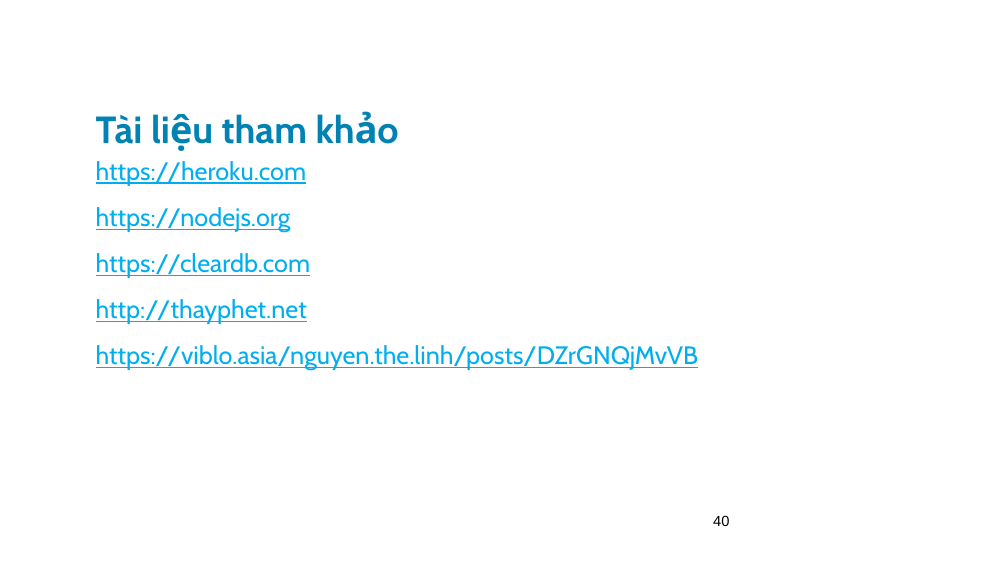
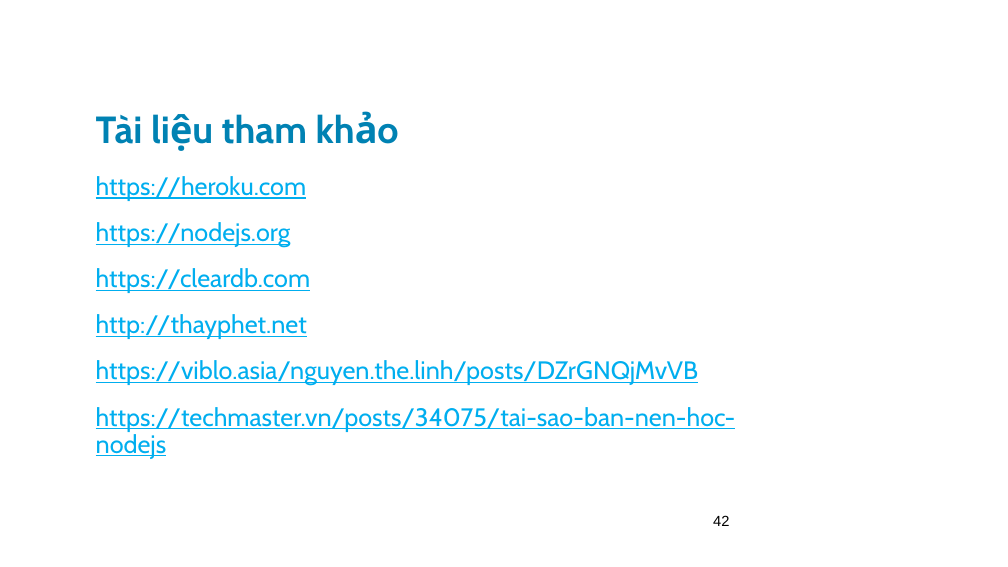
Before and after one commit to leqnam/Simple-Blog-NodeJs-MySQL-Heroku, a slide deck: slide 42 of powerpoint/ppt.pptx (slide 40 before the commit). Drawn at 1008x567 pixels with LibreOffice and Linux fonts; fonts in the diff are those of the drawing; background and template pictures are left out. Boxes give left, top, right and bottom in pixels: in the first picture for what was removed or moved away, otherwise in the second. Text is boxed around its words. In the diff, an @@ line names an element or a change of style, - is before the commit and + after.

```diff
--- a/powerpoint/ppt.pptx
+++ b/powerpoint/ppt.pptx
@@ text "https://heroku.com": place and size @@
-text "https://heroku.com" at (96,161,698,371)
+text "https://heroku.com" at (96,176,736,459)
@@ text at (96,407,736,459): paragraph added @@
+https://techmaster.vn/posts/34075/tai-sao-ban-nen-hoc-nodejs
@@ page number at (713,515,729,526): text changed @@
-40
+42
```
Also in this commit, not shown: 4 other slides changed, 2 slides added.
